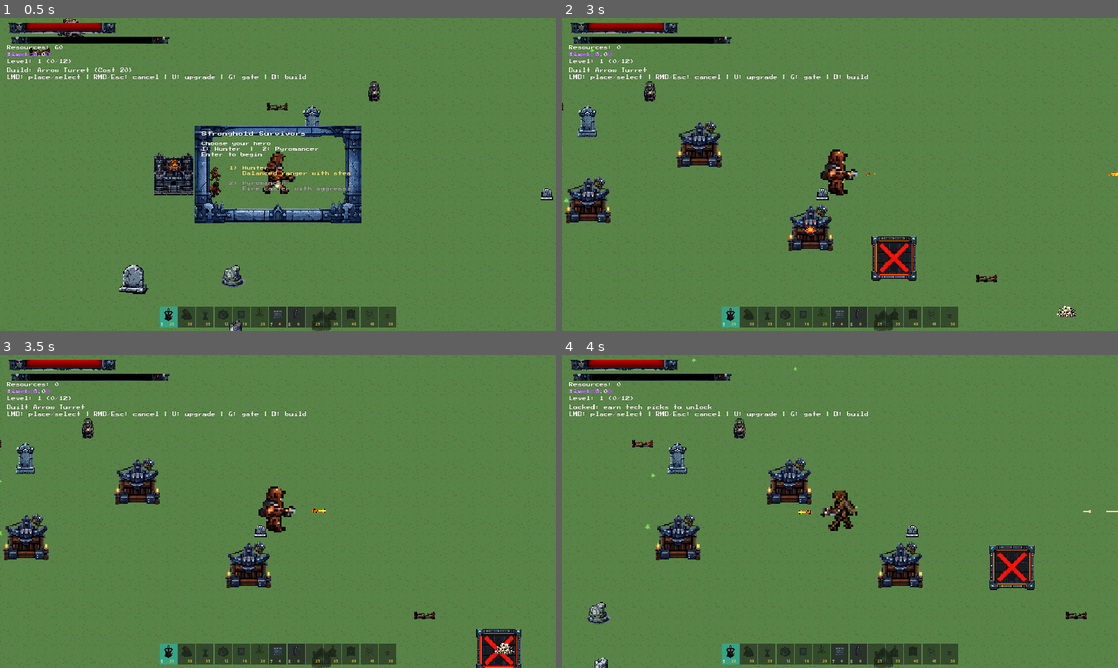
Above: before the commit, frames 1-4 (two rows, left to right).
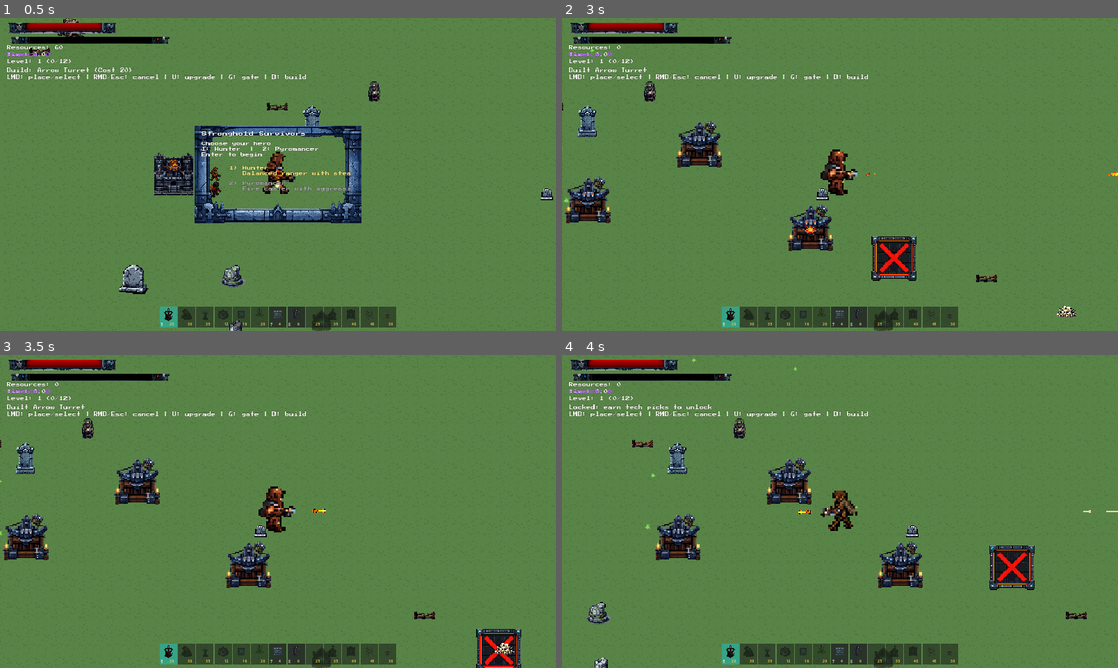
Above: after the commit, the same moments.

Repository: cmo333/Stronghold-Survivors
Game: Godot game, scene res://scenes/main.tscn
Two runs of this game, one before a commit and one after it. Both use one fixed random seed, a clock stepped at 60 frames per second and the inputs below.
Inputs (mouse positions are in pixels of both pictures, inside the frame that each line leads up to):
- Up to frame 1 (0.5 s): no input
- Up to frame 2 (3 s): tap Enter (start_game) at 0.5 s; move the mouse to (962, 158) at 0.52 s; hold D (move_right) 0.53-1.25 s; tap 1 (build_1) at 0.6 s; click (962, 158) at 0.67 s; tap Space at 0.77 s; drag from (728, 190) to (945, 174) at 1.27 s; move the mouse to (895, 105) at 2.02 s; hold D (move_right) 2.03-2.75 s; tap 3 (build_3) at 2.1 s; drag from (812, 237) to (1067, 312) at 2.77 s
- Up to frame 3 (3.5 s): no input
- Up to frame 4 (4 s): move the mouse to (1006, 558) at 3.52 s; hold A (move_left) from 3.53 s (still down); tap 5 (build_5) at 3.6 s; tap Space at 3.77 s

Frame 1 is identical in both runs. In frame 2, less than 0.1% of the frame differs, in the area x 6-48%, y 43-73%; in frame 3, less than 0.1%; in frame 4, less than 0.1%.

Commit message:
feat: visual polish - tier badges, health bars, death effects, tower recoil
- Fix tier badge regression: extract badge into _ensure_tier_badge(), call from _setup_premium_visuals()
- Add health bars to elite/siege enemies (gold for elites, red for siege, color shifts with HP)
- Polish death sequence: scale pop (1.3x UP → 0.15x DOWN) with TRANS_BACK easing
- Add elite/siege screen flash on death
- Add tower firing recoil: 15% scale punch with elastic ease-out on every shot
- Add Codex UI polish task doc (announcements, damage colors, range preview, minimap)

Co-Authored-By: Claude Opus 4.6 <noreply@anthropic.com>

Diff:
--- a/scripts/enemy.gd
+++ b/scripts/enemy.gd
@@ -55,6 +55,13 @@
 var _elite_glow_timer = 0.0
 var _elite_glow_interval = 0.18
 
+# Health bar (only for elites/siege/bosses)
+var _health_bar_bg: ColorRect = null
+var _health_bar_fill: ColorRect = null
+const HEALTH_BAR_WIDTH = 24.0
+const HEALTH_BAR_HEIGHT = 3.0
+const HEALTH_BAR_OFFSET_Y = -22.0
+
 @onready var body: CanvasItem = $Body
 @onready var collision_shape: CollisionShape2D = $CollisionShape2D
 var _base_color: Color = Color.WHITE
@@ -76,6 +83,8 @@
 	if collision_shape != null and collision_shape.shape is CircleShape2D:
 		var shape: CircleShape2D = collision_shape.shape
 		shape.radius = max(shape.radius, 12.0)
+	if is_elite or is_siege:
+		_create_health_bar()
 
 func _physics_process(delta: float) -> void:
 	if _is_dying:
@@ -164,6 +173,37 @@
 		return best
 	return player
 
+func _create_health_bar() -> void:
+	_health_bar_bg = ColorRect.new()
+	_health_bar_bg.size = Vector2(HEALTH_BAR_WIDTH, HEALTH_BAR_HEIGHT)
+	_health_bar_bg.position = Vector2(-HEALTH_BAR_WIDTH / 2.0, HEALTH_BAR_OFFSET_Y)
+	_health_bar_bg.color = Color(0.15, 0.15, 0.15, 0.7)
+	_health_bar_bg.z_index = 15
+	add_child(_health_bar_bg)
+
+	_health_bar_fill = ColorRect.new()
+	_health_bar_fill.size = Vector2(HEALTH_BAR_WIDTH, HEALTH_BAR_HEIGHT)
+	_health_bar_fill.position = Vector2.ZERO
+	if is_elite:
+		_health_bar_fill.color = Color(1.0, 0.85, 0.2, 0.9)  # Gold for elites
+	elif is_siege:
+		_health_bar_fill.color = Color(1.0, 0.3, 0.2, 0.9)  # Red for siege
+	else:
+		_health_bar_fill.color = Color(0.2, 0.9, 0.2, 0.9)  # Green default
+	_health_bar_bg.add_child(_health_bar_fill)
+
+func _update_health_bar() -> void:
+	if _health_bar_fill == null:
+		return
+	var ratio = clampf(health / max_health, 0.0, 1.0)
+	_health_bar_fill.size.x = HEALTH_BAR_WIDTH * ratio
+	# Color shift: green → yellow → red as health drops
+	if not is_elite:
+		if ratio > 0.5:
+			_health_bar_fill.color = Color(0.2, 0.9, 0.2, 0.9).lerp(Color(1.0, 0.9, 0.2, 0.9), 1.0 - ratio * 2.0)
+		else:
+			_health_bar_fill.color = Color(1.0, 0.9, 0.2, 0.9).lerp(Color(1.0, 0.2, 0.2, 0.9), 1.0 - ratio * 2.0)
+
 func take_damage(amount: float, hit_position: Vector2 = Vector2.ZERO, show_hit_fx: bool = true, show_damage_number: bool = true, damage_type: String = "normal") -> void:
 	if amount <= 0.0:
 		return
@@ -199,6 +239,7 @@
 			_last_damage_number_ms = now_ms
 
 	health -= amount
+	_update_health_bar()
 
 	# Trigger hitstop on crit
 	if is_crit and _game != null and _game.has_method("trigger_hitstop"):
@@ -239,20 +280,28 @@
 			corpse_texture = (body as Sprite2D).texture
 		_game.fx_manager.spawn_death_effect(self, _base_color, corpse_texture)
 
+	# Hide health bar on death
+	if _health_bar_bg != null:
+		_health_bar_bg.visible = false
+
 	# Death animation sequence using tween (safety check)
 	if not is_inside_tree():
 		queue_free()
 		return
 	var tween = create_tween()
 
-	# Flash white (0.1s) then fade out
-	tween.tween_interval(FeedbackConfig.DEATH_FLASH_DURATION)
-
-	# Scale down to 0.3x over 0.3s
 	if body != null:
-		tween.tween_property(body, "scale", body.scale * 0.3, FeedbackConfig.DEATH_SCALE_DURATION).set_trans(Tween.TRANS_BACK).set_ease(Tween.EASE_IN)
-		# Fade out alpha over 0.2s (overlapping with scale)
+		var orig_scale = body.scale
+		# Pop UP briefly (satisfying squash & stretch)
+		tween.tween_property(body, "scale", orig_scale * 1.3, 0.05).set_trans(Tween.TRANS_QUAD).set_ease(Tween.EASE_OUT)
+		# Then SLAM down to nothing
+		tween.tween_property(body, "scale", orig_scale * 0.15, FeedbackConfig.DEATH_SCALE_DURATION).set_trans(Tween.TRANS_BACK).set_ease(Tween.EASE_IN)
+		# Fade out overlapping with scale
 		tween.parallel().tween_property(body, "modulate:a", 0.0, FeedbackConfig.DEATH_FADE_DURATION)
+
+	# Elite/siege screen flash
+	if (is_elite or is_siege) and _game != null and _game.has_method("flash_screen"):
+		_game.flash_screen(Color(1.0, 0.9, 0.3, 0.15), 0.15)
 
 	# Corpse fade delay then cleanup
 	tween.tween_interval(FeedbackConfig.DEATH_CORPSE_FADE_DELAY)
@@ -364,6 +413,7 @@
 func _process_regen(delta: float) -> void:
 	if health < max_health:
 		health = min(max_health, health + _regen_rate * delta)
+		_update_health_bar()
 
 func _process_aura(delta: float) -> void:
 	_elite_mod_timer += delta
--- a/scripts/tower.gd
+++ b/scripts/tower.gd
@@ -173,6 +173,26 @@
 
 	# NOTE: _particles and _level_up_particles are created lazily in _ensure_particles()
 	# NOTE: PointLight2D removed — too expensive with many towers
+	_ensure_tier_badge()
+
+func _ensure_tier_badge() -> void:
+	if _tier_badge != null:
+		return
+	_tier_badge = Label.new()
+	_tier_badge.name = "TierBadge"
+	_tier_badge.horizontal_alignment = HORIZONTAL_ALIGNMENT_CENTER
+	_tier_badge.vertical_alignment = VERTICAL_ALIGNMENT_CENTER
+	_tier_badge.position = Vector2(8, 10)
+	_tier_badge.z_index = 20
+	_tier_badge.add_theme_font_size_override("font_size", 8)
+	var font = load("res://assets/ui/pixel_font.ttf") if ResourceLoader.exists("res://assets/ui/pixel_font.ttf") else null
+	if font != null:
+		_tier_badge.add_theme_font_override("font", font)
+	_tier_badge.add_theme_color_override("font_color", Color(1.0, 0.9, 0.5, 1.0))
+	_tier_badge.add_theme_color_override("font_outline_color", Color(0.0, 0.0, 0.0, 1.0))
+	_tier_badge.add_theme_constant_override("outline_size", 2)
+	_update_tier_badge()
+	add_child(_tier_badge)
 
 func _ensure_particles() -> void:
 	if _particles != null:
@@ -213,22 +233,7 @@
 	_level_up_particles.emitting = false
 	add_child(_level_up_particles)
 
-	# Create tier badge (I, II, III)
-	_tier_badge = Label.new()
-	_tier_badge.name = "TierBadge"
-	_tier_badge.horizontal_alignment = HORIZONTAL_ALIGNMENT_CENTER
-	_tier_badge.vertical_alignment = VERTICAL_ALIGNMENT_CENTER
-	_tier_badge.position = Vector2(8, 10)
-	_tier_badge.z_index = 20
-	_tier_badge.add_theme_font_size_override("font_size", 8)
-	var font = load("res://assets/ui/pixel_font.ttf") if ResourceLoader.exists("res://assets/ui/pixel_font.ttf") else null
-	if font != null:
-		_tier_badge.add_theme_font_override("font", font)
-	_tier_badge.add_theme_color_override("font_color", Color(1.0, 0.9, 0.5, 1.0))
-	_tier_badge.add_theme_color_override("font_outline_color", Color(0.0, 0.0, 0.0, 1.0))
-	_tier_badge.add_theme_constant_override("outline_size", 2)
-	_update_tier_badge()
-	add_child(_tier_badge)
+	_ensure_tier_badge()
 
 func _update_tier_badge() -> void:
 	if _tier_badge == null:
@@ -595,6 +600,13 @@
 	# Audio: Tower fire sound based on tower type
 	AudioManager.play_weapon_sound(tower_type, global_position)
 
+	# Recoil animation: brief scale punch for satisfying fire feedback
+	if body_sprite != null and is_inside_tree():
+		var base_scale = body_sprite.scale
+		var recoil_tween = create_tween()
+		recoil_tween.tween_property(body_sprite, "scale", base_scale * 1.15, 0.04).set_trans(Tween.TRANS_QUAD).set_ease(Tween.EASE_OUT)
+		recoil_tween.tween_property(body_sprite, "scale", base_scale, 0.08).set_trans(Tween.TRANS_ELASTIC).set_ease(Tween.EASE_OUT)
+
 func _set_anim_active(active: bool) -> void:
 	if body_sprite == null:
 		return
Not shown, added: docs/CODEX_TASK_ui_polish.md
